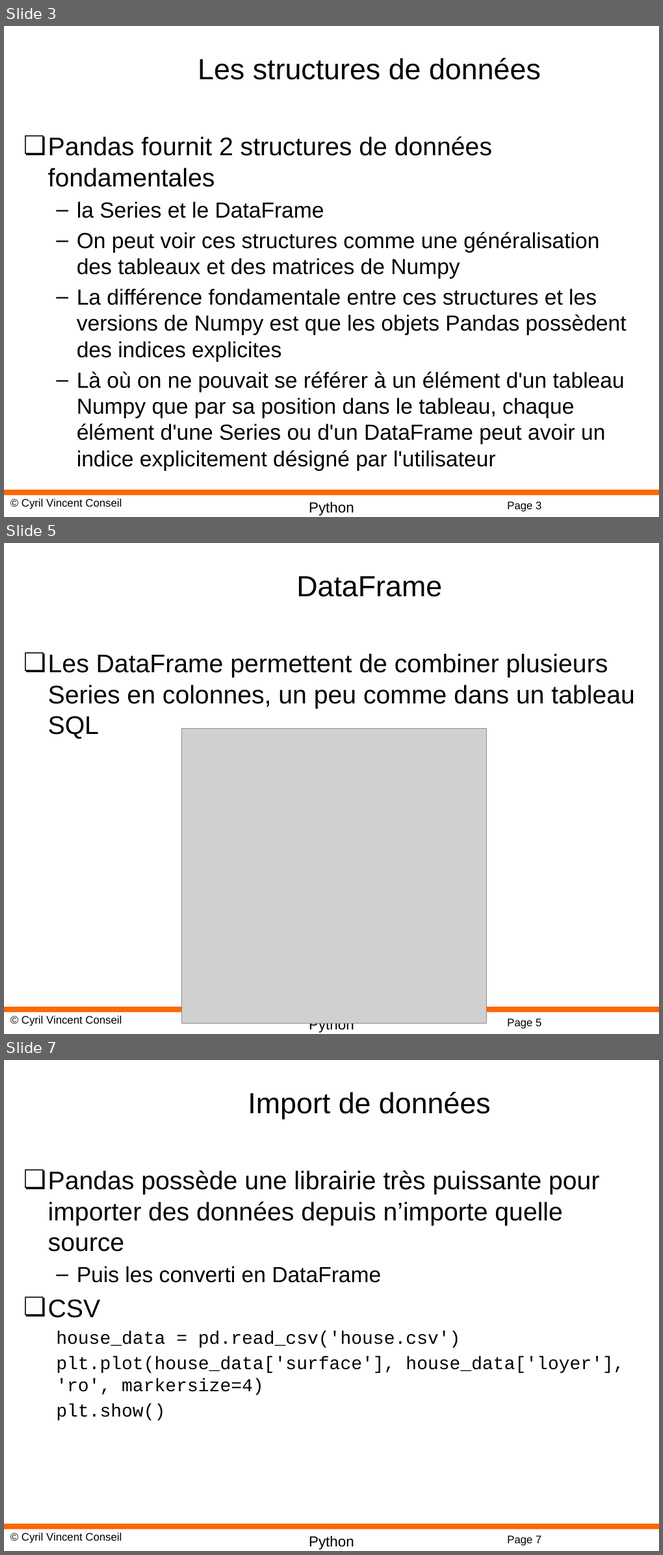
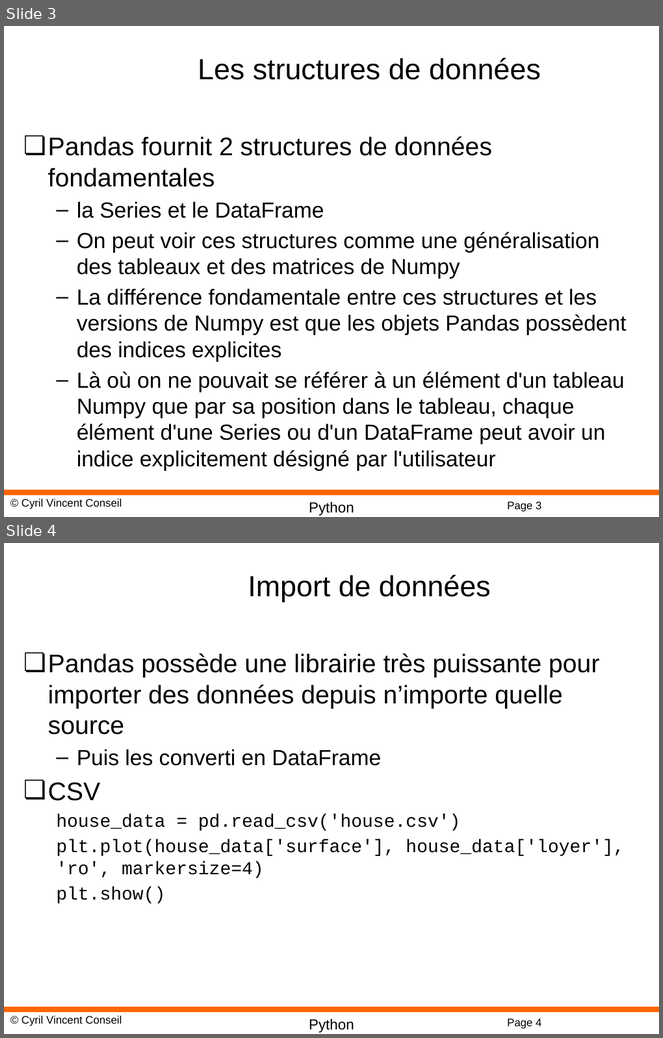
Before and after one commit to cyrilvincent/ML, a slide deck: PPT/MachineLearning12-Pandas.pptx. Shown one above the other, each under a label of ours: slides 3, 5 and 7 before the commit, slides 3 and 4 after it; the slides between them are not shown. The pictures are 663x1555 and 663x1038 pixels, drawn with LibreOffice and Linux fonts; fonts in the diff are those of the drawing; grey boxes stand for pictures; background and template pictures are left out. Boxes give left, top, right and bottom in pixels: in the first picture for what was removed or moved away, otherwise in the second. Text is boxed around its words. In the diff, an @@ line names an element or a change of style, - is before the commit and + after.

```diff
--- a/PPT/MachineLearning12-Pandas.pptx
+++ b/PPT/MachineLearning12-Pandas.pptx
@@ slide 5 removed at (x1=4, y1=543, x2=659, y2=1034), background #FFFFFF; not listed: 4 template elements that a slide beside it also shows @@
@@ title removed at (x1=296, y1=576, x2=442, y2=597) @@
-DataFrame
@@ text removed at (x1=48, y1=653, x2=634, y2=739) @@
-❏ Les DataFrame permettent de combiner plusieurs Series en colonnes, un peu comme dans un tableau SQL
@@ picture removed at (x1=182, y1=728, x2=487, y2=1024) @@
@@ what was slide 7 is now slide 4 @@
@@ page number at (x1=507, y1=1019, x2=542, y2=1029): text changed @@
-Page 7
+Page 4
```
Also in this commit, not shown: 1 slide changed, 3 slides added, 2 other slides removed, 4 other files.
